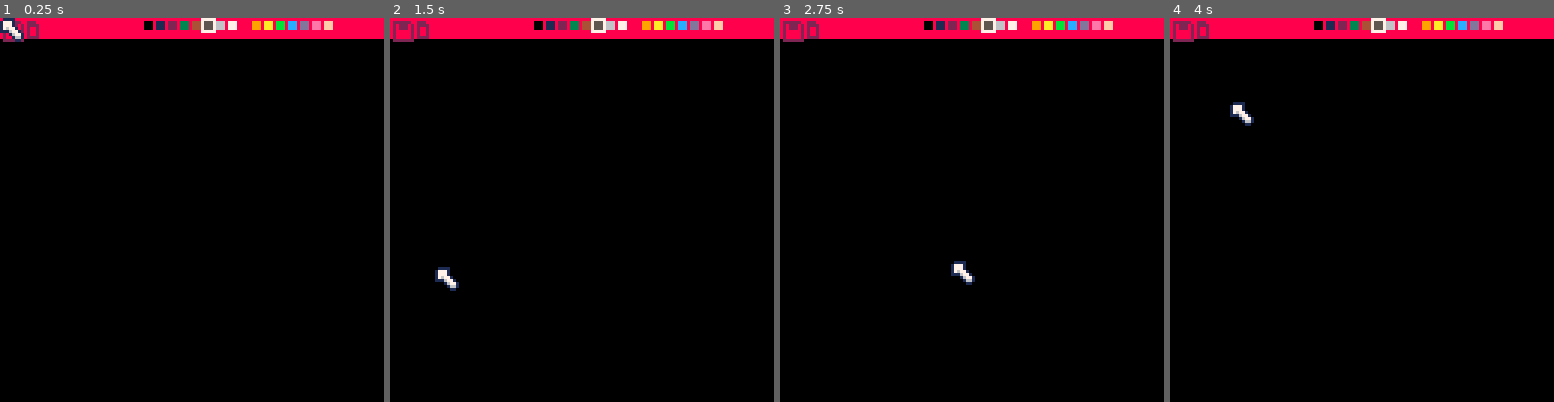
Above: before the commit, frames 1-4 (left to right).
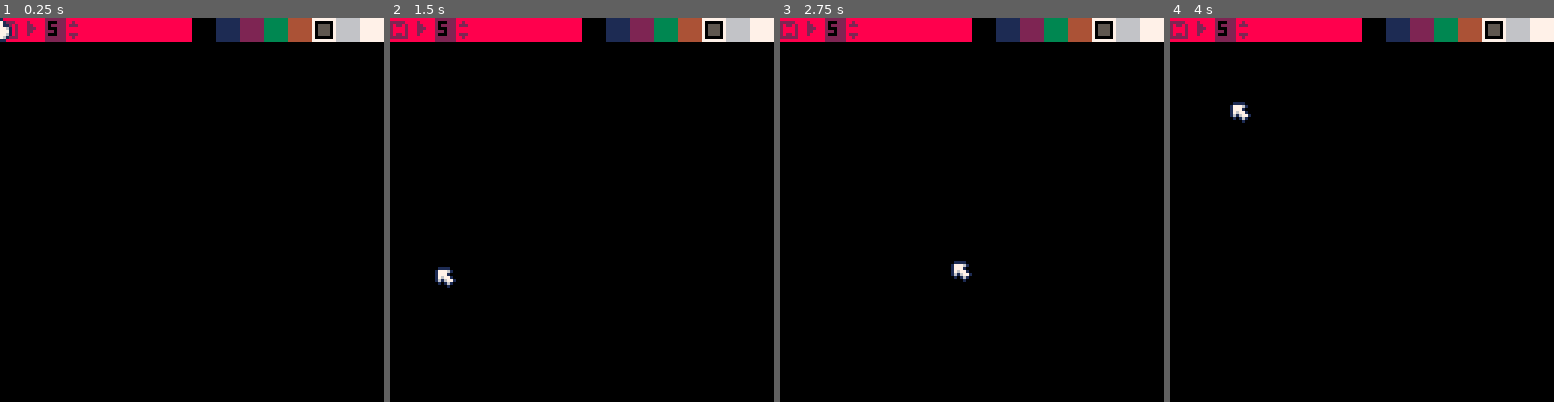
Above: after the commit, the same moments.

Repository: freds72/daggers
Game: PICO-8 cartridge carts/ui.p8
The game is run twice, just before and just after one commit, with the same random seed, the same clock (stepped at 60 frames per second) and the same inputs.
Inputs (mouse positions are in pixels of both pictures, inside the frame that each line leads up to):
- Up to frame 1 (0.25 s): no input
- Up to frame 2 (1.5 s): click (670, 121) at 0.67 s; click (436, 267) at 1.22 s
- Up to frame 3 (2.75 s): click (887, 114) at 1.77 s; click (952, 259) at 2.32 s
- Up to frame 4 (4 s): click (1404, 106) at 2.87 s; click (1465, 256) at 3.42 s; click (1231, 102) at 3.97 s

The runs differ from the first frame. In frame 1, 4.4% of the frame differs, in the area x 0-100%, y 0-7%; in frame 2, 4.4%; in frame 3, 4.4%; in frame 4, 4.4%.

Commit message:
added support for widget list (fixed width)

Diff:
--- a/carts/editor.p8
+++ b/carts/editor.p8
@@ -28,11 +28,11 @@
 70770700070000007070700070070000700700000000000000000000d51400000000000000000000000000000000000000000000000000000000000000000000
 77777700000000000000000077700000000000000000000000000000e2d400000000000000000000000000000000000000000000000000000000000000000000
 00000000000000000000000000000000000000000000000000000000f45400000000000000000000000000000000000000000000000000000000000000000000
-00000000000bb0000000000000000000000000000000000000000000000000000000000000000000000000000000000000000000000000000000000000000000
-0077700000bbbb000000000000000000000000000000000000000000000000000000000000000000000000000000000000000000000000000000000000000000
-07aaa70006b36b700000000000000000000000000000000000000000000000000000000000000000000000000000000000000000000000000000000000000000
-7a909a70003b13000000000000000000000000000000000000000000000000000000000000000000000000000000000000000000000000000000000000000000
-9a000a9000363b000000000000000000000000000000000000000000000000000000000000000000000000000000000000000000000000000000000000000000
-9a909a90049499400000000000000000000000000000000000000000000000000000000000000000000000000000000000000000000000000000000000000000
-09aaa900005555000000000000000000000000000000000000000000000000000000000000000000000000000000000000000000000000000000000000000000
-00999000002442000000000000000000000000000000000000000000000000000000000000000000000000000000000000000000000000000000000000000000
+00777700000bb0000000000000000000000000000000000000000000000000000000000000000000000000000000000000000000000000000000000000000000
+07aaaa7000bbbb000000000000000000000000000000000000000000000000000000000000000000000000000000000000000000000000000000000000000000
+7a9009a706b36b700000000000000000000000000000000000000000000000000000000000000000000000000000000000000000000000000000000000000000
+9a0000a9003b1300001e780000000000000000000000000000000000000000000000000000000000000000000000000000000000000000000000000000000000
+9a0000a900363b00012ee78000000000000000000000000000000000000000000000000000000000000000000000000000000000000000000000000000000000
+9a7007a90494994000122e0000000000000000000000000000000000000000000000000000000000000000000000000000000000000000000000000000000000
+09a77a90005555000002200000000000000000000000000000000000000000000000000000000000000000000000000000000000000000000000000000000000
+00999900002442000000000000000000000000000000000000000000000000000000000000000000000000000000000000000000000000000000000000000000
--- a/carts/ui.lua
+++ b/carts/ui.lua
@@ -42,7 +42,7 @@
 end
 
 -- main window: handles cursor layer
-function main_window(cursor)
+function main_window(cursor,clear)
     cursor=cursor or 0
     local mx,my
     local mstate={}
@@ -91,7 +91,7 @@
         })
     end
     _draw=function()
-        cls()
+        cls(clear)
         win:onmessage({
             name="draw"
         })
@@ -171,12 +171,13 @@
     return is_button({
         draw=function(self)
             local r=self.rect
-            rectfill(r.x,r.y,r.x+r.w,r.y+r.h,c)
+            rectfill(r.x,r.y,r.x+r.w-1,r.y+r.h-1,c)
         end,
         overlay=function(self)
             if binding:get()==c then
                 local r=self.rect
-                rect(r.x-1,r.y-1,r.x+r.w+1,r.y+r.h+1,7)
+                rect(r.x+1,r.y+1,r.x+r.w-2,r.y+r.h-2,0)
+                rect(r.x,r.y,r.x+r.w-1,r.y+r.h-1,7)
             end
         end,
         clicked=function(self,msg)
@@ -197,13 +198,61 @@
         overlay=function(self)
             if binding:get()==c then
                 local r=self.rect
-                rect(r.x-1,r.y-1,r.x+r.w+1,r.y+r.h+1,7)
+                fillp(0xa5a5.8)
+                rect(r.x,r.y,r.x+r.w-1,r.y+r.h-1,7)
+                fillp()
             end
         end,
         clicked=function(self,msg)
             binding:set(c)
         end
     })
+end
+
+function make_list(width,w,h,binding)
+    w=w or 8
+    h=h or 8
+    -- number of items per row
+    local n=width\w
+    assert(n!=0,"list too small")
+    local win=is_window({
+        add=function(self,child)
+            local r=self.rect
+            -- assign rect in grid
+            child.rect={x=r.x+(#self%n)*w,y=r.y+(#self\n)*h,w=w,h=h}
+            child.parent=self
+            return add(self,child)
+        end,
+        mousemove=function(self,msg)
+            local r=self.rect
+            local focus=msg.mx>=r.x and msg.mx<=r.x+r.w and msg.my>=r.y and msg.my<=r.y+r.h
+            if focus and msg.wheel!=0 then
+                local i0=binding:get()
+                binding:set(i0-msg.wheel*n)
+                msg.handled=true
+            end
+        end,
+        onmessage=function(self,msg)
+            -- inactive window
+            if(self.hide) return
+            local fn=self[msg.name]
+            if(fn) fn(self,msg)
+            if(msg.handled) return
+            -- cascade to child
+            if #self>0 then
+                local i0=binding:get()\n
+                if(msg.my) msg.my+=i0*h
+                camera(0,i0*h)
+                for i=i0*n+1,min((i0+1)*n,#self) do
+                    local child=self[i]
+                    child:onmessage(msg)
+                    if(msg.handled) break
+                end
+                camera()
+            end
+        end
+    })
+    return win
 end
 
 -- static banner (optional text & color via binding)
@@ -234,6 +283,18 @@
         end
     }
 end
+-- binding with a range
+function bounded_binding(env,prop,lower,upper)
+    return {
+        set=function(self,value)
+            env[prop]=mid(value,lower,upper)
+        end,
+        get=function(self)
+            return env[prop]
+        end
+    }
+end
+
 -- no-op binding
 _nop_binding={}
 function _nop_binding:set() end
--- a/carts/ui.p8
+++ b/carts/ui.p8
@@ -16,28 +16,39 @@
     poke(0x5f2d,1)
 
     _main=main_window()
-    local banner=_main:add(make_static(8),0,0,127,6)
+    local banner=_main:add(make_static(8),0,0,127,7)
+    local list=banner:add(make_list(64,8,8,bounded_binding(_state,"selected_color",0,15)),64,0,80,7)
     for i=0,15 do
-        banner:add(make_color_picker(i,binding(_state,"selected_color")),48+i*4,1,2,2)
+        list:add(make_color_picker(i,binding(_state,"selected_color")))
     end
-    _main:add(make_button(16,binding(_state.save)),1,1)
-    _main:add(make_button(17,binding(_state,"erase_tool")),8,1)
+    -- +-
+    _main:add(make_static(2,binding(_state,"selected_color")),15,0,6,7)
+    _main:add(make_button(21,binding(function()
+        _state.selected_color=min(15,_state.selected_color+8)
+    end)),22,0,4,4)
+    _main:add(make_button(22,binding(function()
+        _state.selected_color=max(0,_state.selected_color-8)
+    end)),22,4,4,4)
+
+
+    _main:add(make_button(16,binding(_state.save)),0,0)
+    _main:add(make_button(17,binding(_state,"erase_tool")),8,0)
 end
 
 
 __gfx__
-01111000000000000000000000000000000000000000000000000000000000000000000000000000000000000000000000000000000000000000000000000000
-17771000000000000000000000000000000000000000000000000000000000000000000000000000000000000000000000000000000000000000000000000000
-17771000005555500055555000555550005555500000000000000000000000000000000000000000000000000000000000000000000000000000000000000000
-17677100050050050588588505555555055555550055555000000000000000000000000000000000000000000000000000000000000000000000000000000000
-11167710050050050588588505555555055555550055555000000000000000000000000000000000000000000000000000000000000000000000000000000000
-00016771055505550555155505555555055555550055555000000000000000000000000000000000000000000000000000000000000000000000000000000000
-00001661055555550555555505555555055555550055555000000000000000000000000000000000000000000000000000000000000000000000000000000000
-00000110005050500011111000555550000000000000000000000000000000000000000000000000000000000000000000000000000000000000000000000000
-77777700077700000000000000000000000000000000000000000000000000000000000000000000000000000000000000000000000000000000000000000000
-70777070077770000000000000000000000000000000000000000000000000000000000000000000000000000000000000000000000000000000000000000000
-70777070070070000000000000000000000000000000000000000000000000000000000000000000000000000000000000000000000000000000000000000000
-70000070070070000000000000000000000000000000000000000000000000000000000000000000000000000000000000000000000000000000000000000000
-70000070070070000000000000000000000000000000000000000000000000000000000000000000000000000000000000000000000000000000000000000000
-70000070077770000000000000000000000000000000000000000000000000000000000000000000000000000000000000000000000000000000000000000000
-77777770000000000000000000000000000000000000000000000000000000000000000000000000000000000000000000000000000000000000000000000000
+01111000000100000001000000000000000000000000000000000000000000000000000000000000000000000000000000000000000000000000000000000000
+17776100001710000017100077007700000000000000000000000000000000000000000000000000000000000000000000000000000000000000000000000000
+17771000011711000100010077777700000000000000000000000000000000000000000000000000000000000000000000000000000000000000000000000000
+17677100171776101700071070770700000000000000000000000000000000000000000000000000000000000000000000000000000000000000000000000000
+16167710167777100100010077777700000000000000000000000000000000000000000000000000000000000000000000000000000000000000000000000000
+01016100016776100017100007777000000000000000000000000000000000000000000000000000000000000000000000000000000000000000000000000000
+00001000001761000001000007007000000000000000000000000000000000000000000000000000000000000000000000000000000000000000000000000000
+00000000000110000000000000000000000000000000000000000000000000000000000000000000000000000000000000000000000000000000000000000000
+00000000000000000000000000000000000000000000000000000000000000000000000000000000000000000000000000000000000000000000000000000000
+77777000070000007070700000070000000700000070000007770000000000000000000000000000000000000000000000000000000000000000000000000000
+70770700077000000000000000777000000070000777000000700000000000000000000000000000000000000000000000000000000000000000000000000000
+70000700077700007000700007777700077777000000000000000000000000000000000000000000000000000000000000000000000000000000000000000000
+70000700077000000000000070777000707770000000000000000000000000000000000000000000000000000000000000000000000000000000000000000000
+70770700070000007070700070070000700700000000000000000000000000000000000000000000000000000000000000000000000000000000000000000000
+77777700000000000000000077700000000000000000000000000000000000000000000000000000000000000000000000000000000000000000000000000000
--- a/carts/voxel_editor.lua
+++ b/carts/voxel_editor.lua
@@ -88,7 +88,7 @@
     -- position in middle of tile
     local x,y,w=cam:project({ox+0.5,oy+0.5,oz})
     if w then
-        w*=-64
+        w*=-64*cam.fov
         local sx,sy=x-w/2,y-w
         sspr((s&15)<<3,(s\16)<<3,8,8,sx,sy,w+sx%1,w+sy%1)
     end
@@ -515,19 +515,21 @@
     -- create ui and callbacks
     _main=main_window()
     local banner=_main:add(make_static(8),0,0,127,7)
-    local pickers=_main:add(make_static(8),63,0,65,7)
-    -- solid color blocks
+    local pickers=banner:add(make_list(64,8,8,bounded_binding(_editor_state,"selected_color",0,18)),64,0,80,7)
     for i=0,15 do
-        pickers:add(make_color_picker(i,binding(_editor_state,"selected_color")),63+i*4,2,3,3)
-    end
-    pickers:show(false)
+        pickers:add(make_color_picker(i,binding(_editor_state,"selected_color")))
+    end
     -- sprite blocks
-    local sprite_pickers=_main:add(make_static(8),63,0,65,7)
-    for i=0,1 do
-        sprite_pickers:add(make_sprite_picker(32+i,32+i,binding(_editor_state,"selected_color")),63+i*4,2,3,3)
-    end
-
-    _main:add(make_voxel_editor(),0,8,127,119)
+    for i=0,2 do
+        pickers:add(make_sprite_picker(16+i,32+i,binding(_editor_state,"selected_color")))
+    end
+    -- +-
+    _main:add(make_button(21,binding(function()
+        _editor_state.selected_color=max(0,_editor_state.selected_color-8)
+    end)),59,0,4,4)
+    _main:add(make_button(22,binding(function()
+        _editor_state.selected_color=min(#pickers-1,_editor_state.selected_color+8)
+    end)),59,4,4,4)
 
     -- save
     _main:add(make_button(16,binding(function() end)),1,0,7)
@@ -535,18 +537,13 @@
     _main:add(make_button(17,binding(function() end)),9,0)
     -- level id
     _main:add(make_static(2,binding(_editor_state,"level")),15,0,6,7)
-    -- +-
-    _main:add(make_button(21,binding(function()
-        _editor_state.level=min(9,_editor_state.level+1)
-    end)),22,0,4,4)
-    _main:add(make_button(22,binding(function()
-        _editor_state.level=max(1,_editor_state.level-1)
-    end)),22,4,4,4)
-
     -- edit/select/fill
     for i,s in ipairs({19,18,20}) do
-        _main:add(make_radio_button(s,i,binding(_editor_state,"edit_mode")),30+i*8,0)
-    end
+        _main:add(make_radio_button(s,i,binding(_editor_state,"edit_mode")),29+i*8,0)
+    end
+
+    -- main editor
+    _main:add(make_voxel_editor(),0,8,127,119)
 
     -- demo voxels
     srand(42)
